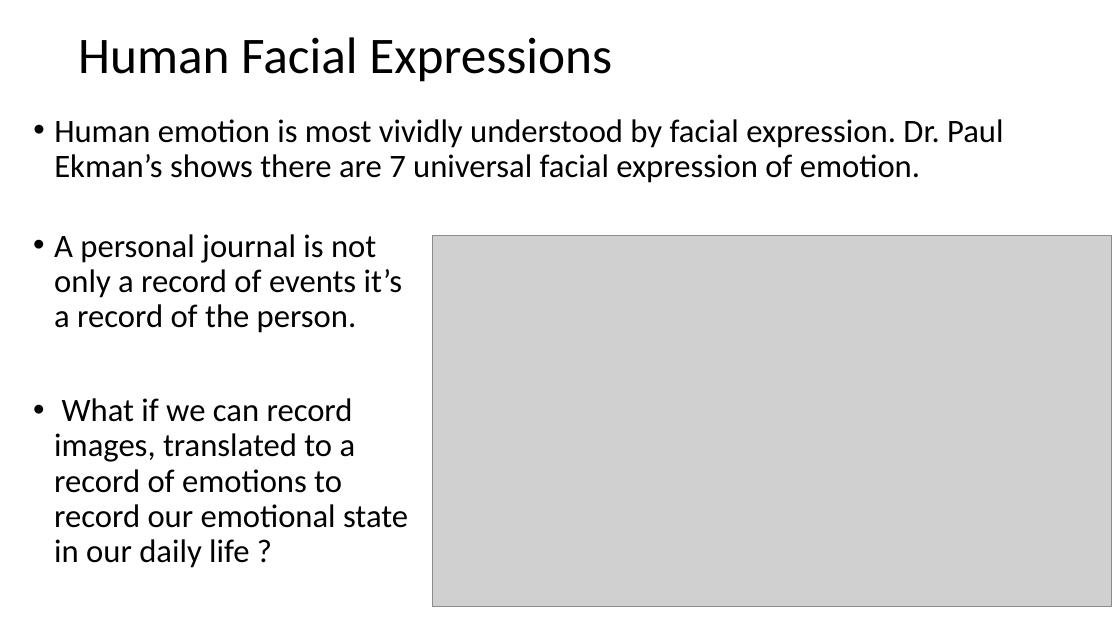
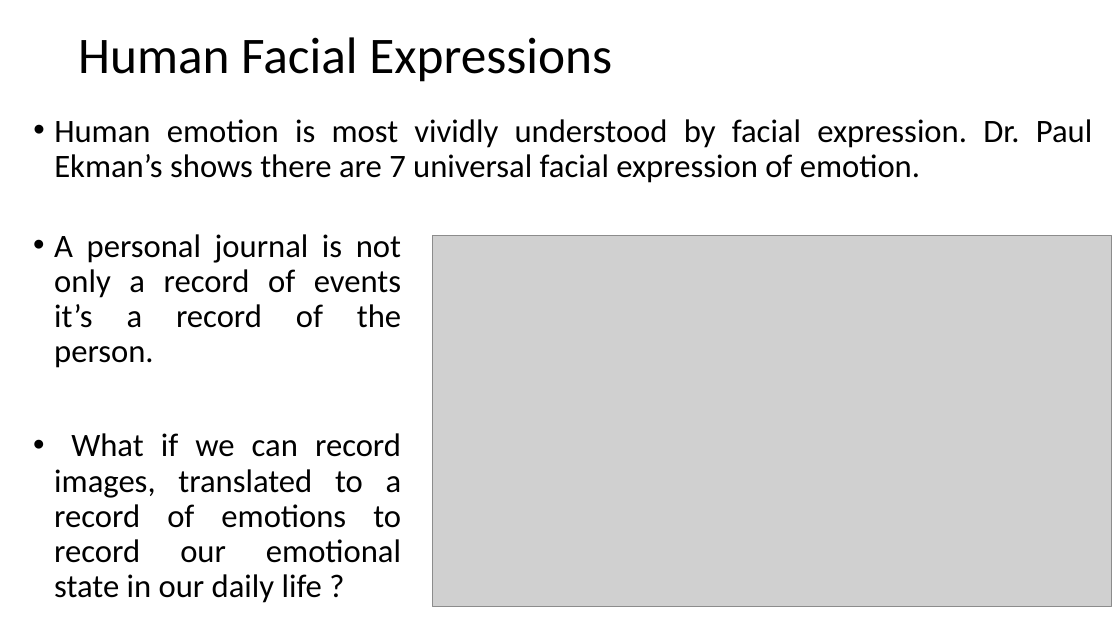
Before and after one commit to GitHub-ccd/emoJ, a slide deck: slide 2 of ppt/MOD_5.pptx. Drawn at 1120x630 pixels with LibreOffice and Linux fonts; fonts in the diff are those of the drawing; grey boxes stand for pictures; background and template pictures are left out. Boxes give left, top, right and bottom in pixels: in the first picture for what was removed or moved away, otherwise in the second. Text is boxed around its words. In the diff, an @@ line names an element or a change of style, - is before the commit and + after.

```diff
--- a/ppt/MOD_5.pptx
+++ b/ppt/MOD_5.pptx
@@ text "Human emotion is most vividly ..." at box(54, 119, 1092, 183): alignment left to justified @@
@@ text "A personal journal is not ..." at box(54, 234, 402, 603): alignment left to justified @@
```
Also in this commit, not shown: 3 other slides changed, 2 other files.
